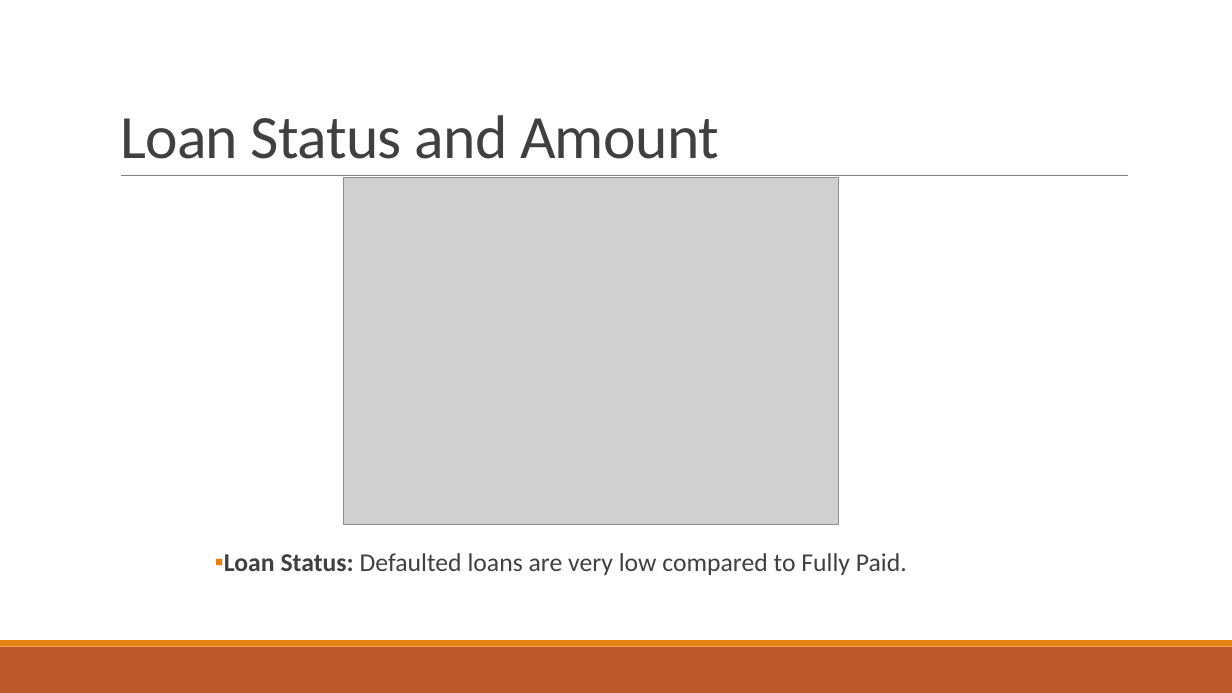
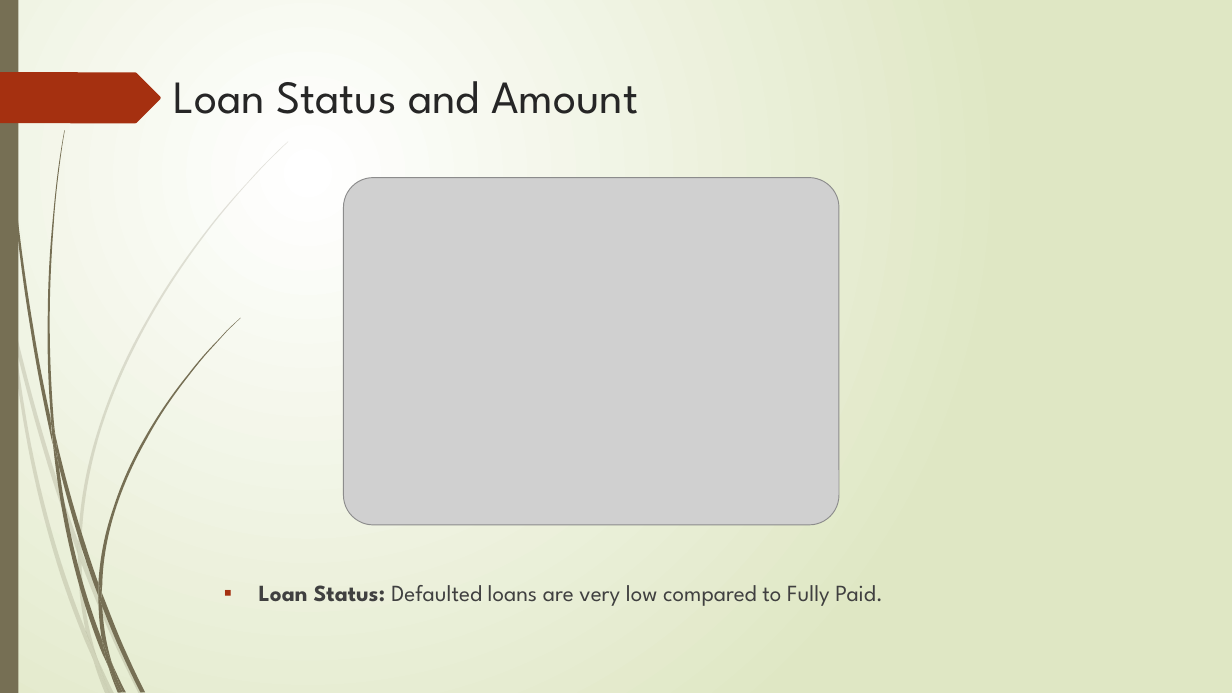
Before and after one commit to bitz-chauhan/lending_club_case_study, a slide deck: slide 5 of Lending Club Case Study.pptx. Drawn at 1232x693 pixels with LibreOffice and Linux fonts; fonts in the diff are those of the drawing; grey boxes stand for pictures. Boxes give left, top, right and bottom in pixels: in the first picture for what was removed or moved away, otherwise in the second. Text is boxed around its words. In the diff, an @@ line names an element or a change of style, - is before the commit and + after.

Commit message:
theme update

```diff
--- a/Lending Club Case Study.pptx
+++ b/Lending Club Case Study.pptx
@@ background #FFFFFF to gradient #FFFFFF to #DFE8C4 @@
@@ rectangle added at <box>0,0,18,693</box>, fill #766F54 @@
@@ freeform shape added at <box>0,72,161,123</box>, fill #A53010 @@
@@ title "Loan Status and Amount": place and size @@
-title "Loan Status and Amount" at <box>120,115,719,159</box>
+title "Loan Status and Amount" at <box>173,81,638,114</box>
@@ title "Loan Status and Amount" at <box>173,81,638,114</box>: size 48 to 36 pt, font Calibri to League Spartan, text colour #404040 to #262626, letter spacing -0.5 to 0 pt; line spacing 0.85 to 1; vertical alignment bottom to top @@
@@ line removed from (121, 176) to (1128, 176) @@
@@ text "Loan Status: Defaulted loans are ...": place and size @@
-text "Loan Status: Defaulted loans are ..." at <box>224,553,907,575</box>
+text "Loan Status: Defaulted loans are ..." at <box>259,585,883,606</box>
@@ text "Loan Status: Defaulted loans are ..." at <box>259,585,883,606</box>: size 20 to 18 pt, font Calibri to League Spartan; indent changed; line spacing 0.9 to 1; less space between paragraphs; bullet colour #E48312 to #A53010 @@
@@ rectangle removed at <box>0,647,1232,693</box> @@
@@ rectangle removed at <box>0,640,1232,647</box> @@
@@ group added at <box>0,141,288,693</box>: 10 freeform shapes @@
@@ group added at <box>3,0,240,693</box>: 12 freeform shapes @@
```
Also in this commit, not shown: 13 other slides changed.
